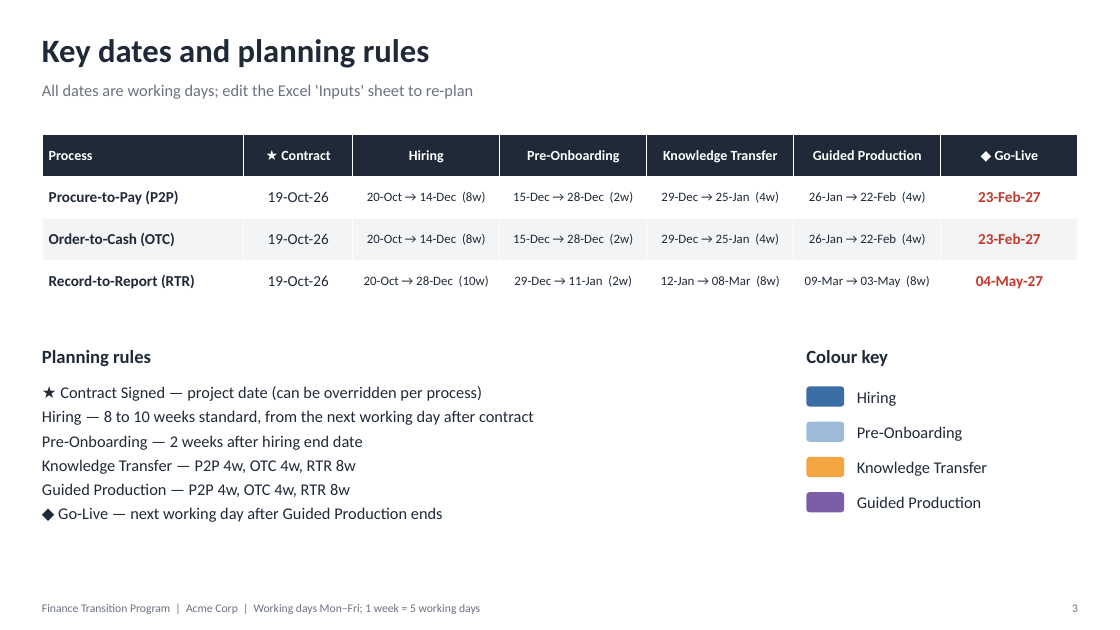
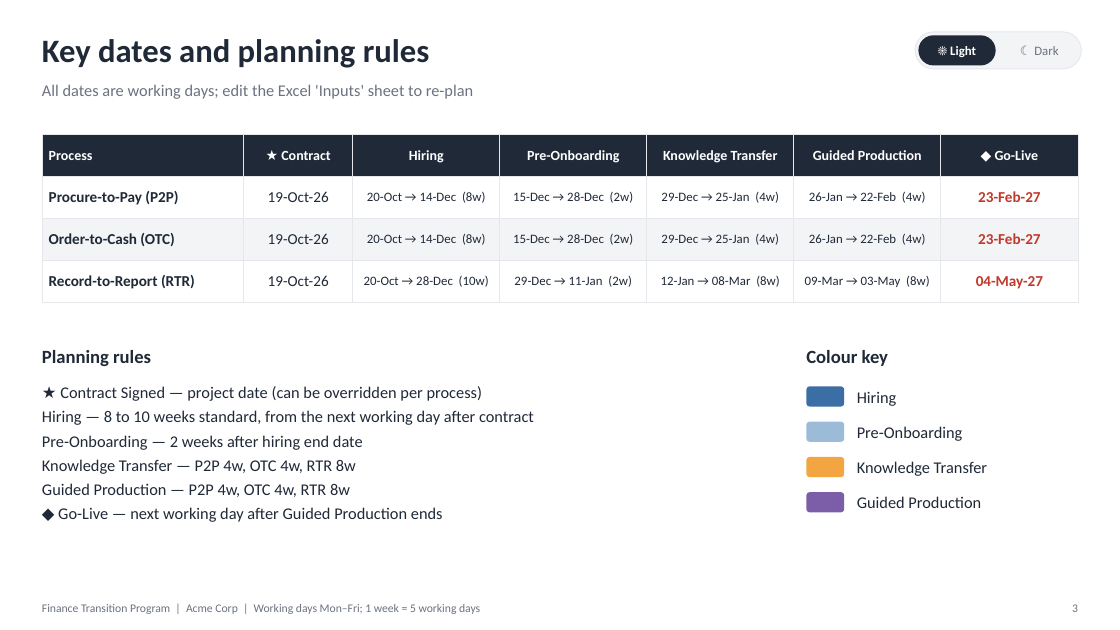
Before and after one commit to possaiden/demo, a slide deck: slide 3 of output/Project_Plan.pptx. Drawn at 1120x630 pixels with LibreOffice and Linux fonts; fonts in the diff are those of the drawing. Boxes give left, top, right and bottom in pixels: in the first picture for what was removed or moved away, otherwise in the second. Text is boxed around its words. In the diff, an @@ line names an element or a change of style, - is before the commit and + after.

```diff
--- a/output/Project_Plan.pptx
+++ b/output/Project_Plan.pptx
@@ rounded rectangle added at (x1=915, y1=32, x2=1081, y2=69), fill #F3F4F6, outline #E5E7EB 0.75 pt @@
@@ rounded rectangle added at (x1=918, y1=35, x2=996, y2=66), fill #1F2937, 11 pt, text #FFFFFF, bold @@
+☀ Light
@@ rounded rectangle added at (x1=1001, y1=35, x2=1078, y2=66), fill #F3F4F6, 11 pt, text #6B7280 @@
+☾ Dark
@@ table at (x1=42, y1=134, x2=1078, y2=302) @@
@@ borders changed @@
```
Also in this commit, not shown: 2 other slides changed, 3 slides added, 8 other files.
